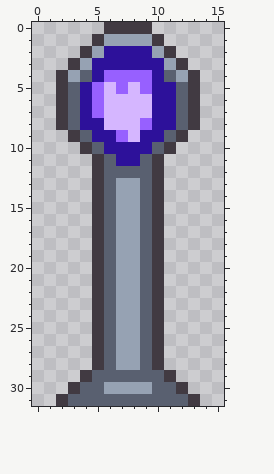
Pixel-art sprite, stored at entities/blacklight/static-blacklight.png. The first picture shows the starting point.
The file is 16x32 pixels.
The result:
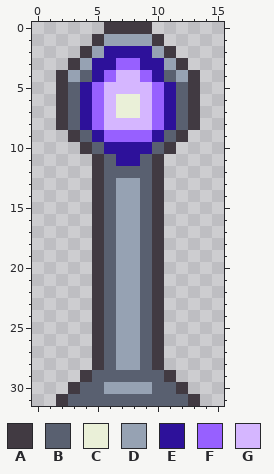
Palette (. is transparent): A #413a42  B #596070  C #eaf0d8  D #96a2b3  E #2d119a  F #9760ff  G #d5b6ff
From old to new:
Colour G becomes colour C in rows 6 to 7 at x 7 to 8.
Colour E becomes colour F in row 3 at x 7 to 8; in rows 5 to 7 at x 10; in row 8 at x 5 and 10; in row 9 at x 6 and 9.
Colour G becomes colour F in row 9 at x 8.
Colour F becomes colour G in row 4 at x 7 to 8; in row 5 at x 7 and 9; in row 8 at x 9.
Changed places in both pictures, as pixel boxes (x1, y1, x2, y2):
changed: (92, 58, 164, 142)
